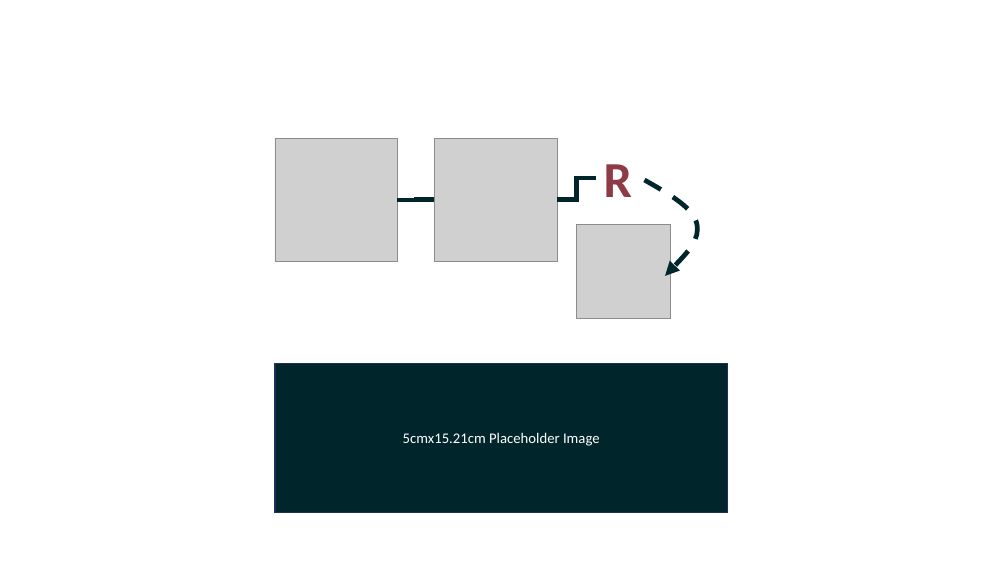
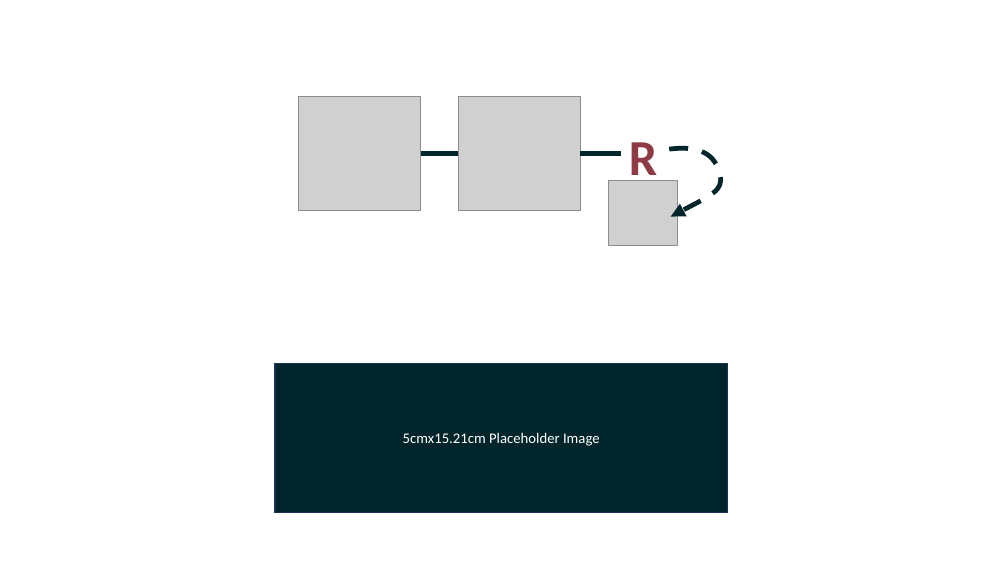
Before and after one commit to add-am/website, a slide deck: slide 10 of docs/images/listing_images.pptx. Drawn at 1008x567 pixels with LibreOffice and Linux fonts; fonts in the diff are those of the drawing; grey boxes stand for pictures. Boxes give left, top, right and bottom in pixels: in the first picture for what was removed or moved away, otherwise in the second. Text is boxed around its words. In the diff, an @@ line names an element or a change of style, - is before the commit and + after.

```diff
--- a/docs/images/listing_images.pptx
+++ b/docs/images/listing_images.pptx
@@ picture: place and size @@
-picture at bbox=[275, 139, 398, 262]
+picture at bbox=[299, 96, 421, 209]
@@ picture: place and size @@
-picture at bbox=[435, 139, 557, 262]
+picture at bbox=[458, 96, 581, 209]
@@ text "R" rewrapped from bbox=[604, 164, 632, 197] to bbox=[629, 142, 657, 186] @@
@@ freeform shape: place and size @@
-freeform shape at bbox=[644, 180, 697, 276]
+freeform shape at bbox=[669, 148, 721, 216]
@@ elbow line moved from (398, 200) - (435, 200) to (420, 154) - (458, 154) @@
@@ elbow line moved from (557, 200) - (597, 178) to (581, 154) - (622, 154) @@
@@ picture: place and size @@
-picture at bbox=[577, 225, 671, 319]
+picture at bbox=[609, 181, 678, 245]
```
Also in this commit, not shown: 5 other slides changed, 13 other files.
